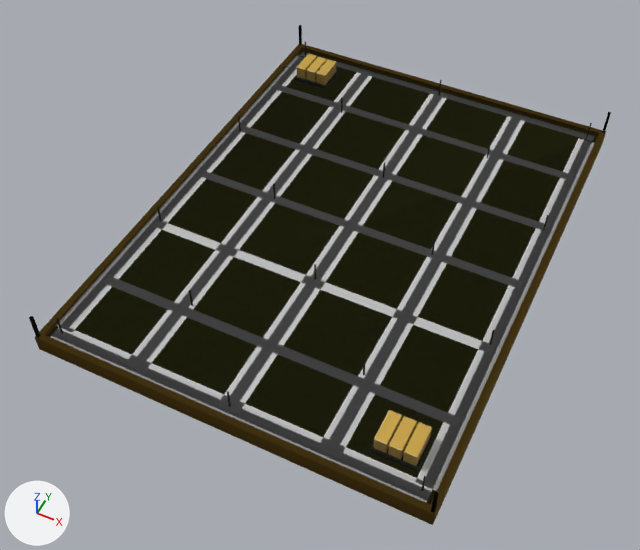
Two versions of the glTF model assets/set_v5/meridian_vehicle_factory_foundation.glb, one commit apart.
The view is the same before and after, from a 50 mm lens placed at (7.43, -16.89, 18.86), pointed at (-0.28, -1.47, -0.42). Every picture has the same lights, and +X, +Y and +Z are marked at lower left. The first picture is the older version. Vertices at exactly the same position are counted once.

The scene before the commit, as lines of its bpy script (objects in view):
```python
me_mesh_0 = bpy.data.meshes.new('Mesh_0')
me_mesh_0.from_pydata(...)  # 560 vertices, 734 faces; spans x -5.59..5.59, y -7.49..7.49, z 0.0..1.3
# faces by material slot: [268, 198, 24, 220, 24]
me_mesh_0.materials.append(mat_paint)
me_mesh_0.materials.append(mat_paint2)
me_mesh_0.materials.append(mat_team)
me_mesh_0.materials.append(mat_metal)
me_mesh_0.materials.append(mat_rubber)
me_mesh_1 = bpy.data.meshes.new('Mesh_1')
me_mesh_1.from_pydata(...)  # 124 vertices, 140 faces; spans x -5.59..5.59, y -7.49..7.49, z 0.0..1.3
# faces by material slot: [40, 38, 22, 40]
me_mesh_1.materials.append(mat_paint)
me_mesh_1.materials.append(mat_paint2)
me_mesh_1.materials.append(mat_team)
me_mesh_1.materials.append(mat_metal)
me_mesh_2 = bpy.data.meshes.new('Mesh_2')
me_mesh_2.from_pydata(...)  # 88 vertices, 102 faces; spans x -5.59..5.59, y -7.49..7.49, z 0.0..1.3
# faces by material slot: [40, 10, 12, 40]
me_mesh_2.materials.append(mat_paint)
me_mesh_2.materials.append(mat_paint2)
me_mesh_2.materials.append(mat_team)
me_mesh_2.materials.append(mat_metal)
ob_body = bpy.data.objects.new('body', me_mesh_0)
ob_body.parent = ob_meridian_vehicle_factory_foundation_lod0
ob_body.location = (0.0, 0.0, 0.0)
ob_body_001 = bpy.data.objects.new('body.001', me_mesh_1)
ob_body_001.parent = ob_meridian_vehicle_factory_foundation_lod1
ob_body_001.location = (0.0, 0.0, 0.0)
ob_body_002 = bpy.data.objects.new('body.002', me_mesh_2)
ob_body_002.parent = ob_meridian_vehicle_factory_foundation_lod2
ob_body_002.location = (0.0, 0.0, 0.0)
```
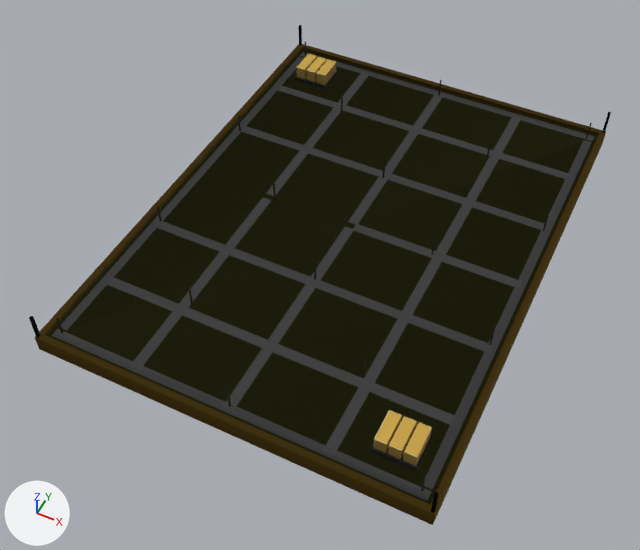
Pixel boxes [x1, y1, x2, y2] of what changed, in the pictures (640 x 550 px; the box of a moved part takes in the faces that stretch with it):
part 1 of me_mesh_0, reshaped
    before: [102, 71, 572, 455]
    after: [153, 93, 550, 411]
part 2 of me_mesh_1, reshaped
    before: [130, 74, 370, 368]
    after: [107, 74, 573, 455]
part 3 of me_mesh_2, rebuilt (45% narrower, 47% shorter)
    before: [127, 70, 374, 372]
    after: [136, 198, 271, 358]
part 4 of me_mesh_2, rebuilt (not visible afterwards)
    before: [416, 139, 595, 491]
part 5 of me_mesh_2, rebuilt (not visible afterwards)
    before: [219, 92, 447, 414]
part 6 of me_mesh_2, rebuilt (not visible afterwards)
    before: [51, 324, 434, 503]
part 7 of me_mesh_2, rebuilt (43% narrower, 44% shorter)
    before: [317, 114, 525, 458]
    after: [324, 257, 442, 448]
part 8 of me_mesh_2, rebuilt (not visible afterwards)
    before: [56, 56, 303, 331]
part 9 of me_mesh_2, moved or reshaped
    before: [35, 44, 606, 525]
    after: [103, 71, 566, 416]
part 10 of me_mesh_2, recoloured
    both: [50, 140, 596, 504]

The edits, one by one:
me_mesh_0 is used by ob_body; parent ob_meridian_vehicle_factory_foundation_lod0; location (0.0, 0.0, 0.0).
me_mesh_0 had 560 vertices, 734 faces and spanned x -5.59..5.59, y -7.49..7.49, z 0.0..1.3.
me_mesh_0 now has 484 vertices, 618 faces and spans x -5.59..5.59, y -7.49..7.49, z 0.0..1.3.
Part 1, on me_mesh_0:
2 vertices are removed from x -5.2, y -0.15..0.15, z 0.42.
16 faces are deleted.
10 new vertices lie (-5.1, 0.0, 0.0) away from vertices in x 5.2, y -5.08..5.08, z 0.42.
8 new vertices lie (5.1, 0.0, 0.0) away from vertices in x -5.2, y -5.08..5.08, z 0.42.
6 new vertices lie (0.0, -7.0, 0.0) away from vertices in x -2.9..2.9, y 7.1, z 0.42.
6 new vertices lie (0.0, 7.0, 0.0) away from vertices in x -2.9..2.9, y -7.1, z 0.42.
30 new faces join them, mat_team.
Other edits to the shape of me_mesh_0 do not show in these pictures.
me_mesh_1 is used by ob_body_001; parent ob_meridian_vehicle_factory_foundation_lod1; location (0.0, 0.0, 0.0).
me_mesh_1 had 124 vertices, 140 faces and spanned x -5.59..5.59, y -7.49..7.49, z 0.0..1.3.
me_mesh_1 now has 156 vertices, 156 faces and spans x -5.59..5.59, y -7.49..7.49, z 0.0..1.3.
Part 2, on me_mesh_1:
2 vertices are removed from x -5.2, y -0.15..0.15, z 0.42.
14 faces are deleted.
8 vertices are added at x -5.2..5.2, y -2.62..-2.32, z 0.42.
8 new vertices lie (-5.1, 0.0, 0.0) away from vertices in x 5.2, y -5.08..5.08, z 0.42.
6 new vertices lie (0.0, -7.0, 0.0) away from vertices in x -2.9..2.9, y 7.1, z 0.42.
6 new vertices lie (0.0, 7.0, 0.0) away from vertices in x -2.9..2.9, y -7.1, z 0.42.
6 new vertices lie (5.1, 0.0, 0.0) away from vertices in x -5.2, y -5.08..5.08, z 0.42.
30 new faces join them, mat_team.
me_mesh_2 is used by ob_body_002; parent ob_meridian_vehicle_factory_foundation_lod2; location (0.0, 0.0, 0.0).
me_mesh_2 had 88 vertices, 102 faces and spanned x -5.59..5.59, y -7.49..7.49, z 0.0..1.3.
me_mesh_2 no longer uses material mat_paint.
me_mesh_2 now has 112 vertices, 86 faces and spans x -5.56..5.56, y -7.46..7.46, z 0.0..1.3.
me_mesh_2 part 3: the loose piece of 4 vertices spanning x -3.05..-2.45, y -7.1..7.1, z 0.42 is rebuilt with 4 vertices and now spans x -2.9..-2.6, y -7.1..-0.1, z 0.42.
me_mesh_2 part 4: the loose piece of 4 vertices spanning x 4.87..5.47, y -6.88..6.88, z 0.42 is rebuilt with 4 vertices and now spans x 5.04..5.3, y -6.88..6.88, z 0.42.
me_mesh_2 part 5: the loose piece of 4 vertices spanning x -0.3..0.3, y -7.1..7.1, z 0.42 is rebuilt with 4 vertices and now spans x -0.15..0.15, y -7.1..-0.1, z 0.42.
me_mesh_2 part 6: the loose piece of 4 vertices spanning x -5.3..5.3, y -7.37..-6.77, z 0.42 is rebuilt with 4 vertices and now spans x -5.3..5.3, y -7.2..-6.94, z 0.42.
me_mesh_2 part 7: the loose piece of 4 vertices spanning x 2.45..3.05, y -7.1..7.1, z 0.42 is rebuilt with 4 vertices and now spans x 2.6..2.9, y -7.1..-0.1, z 0.42.
me_mesh_2 part 8: the loose piece of 4 vertices spanning x -5.47..-4.87, y -6.88..6.88, z 0.42 is rebuilt with 4 vertices and now spans x -5.3..-5.04, y -6.88..6.88, z 0.42.
me_mesh_2 part 9: 24 vertices removed from x -5.59..5.59, y -7.49..7.49, z 0.0..0.52; 48 vertices added at x -5.3..5.3, y -5.08..7.2, z 0.42.
me_mesh_2 part 10: 46 kept faces spanning x -5.56..5.56, y -7.46..7.46, z 0.0..1.3 get new vertex colours; the middle colour goes from yellow #aeae5f to yellow #cece70.
